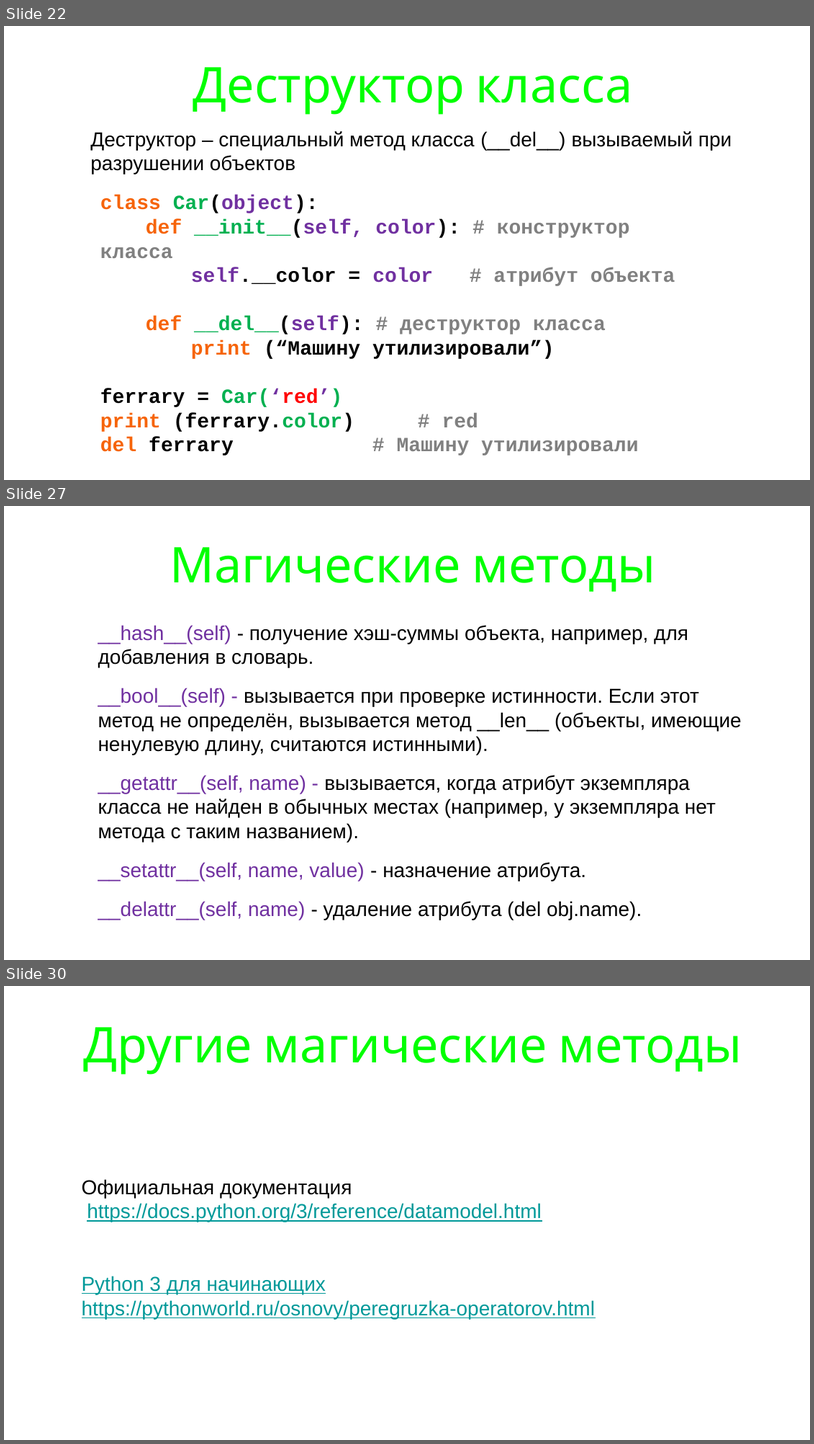
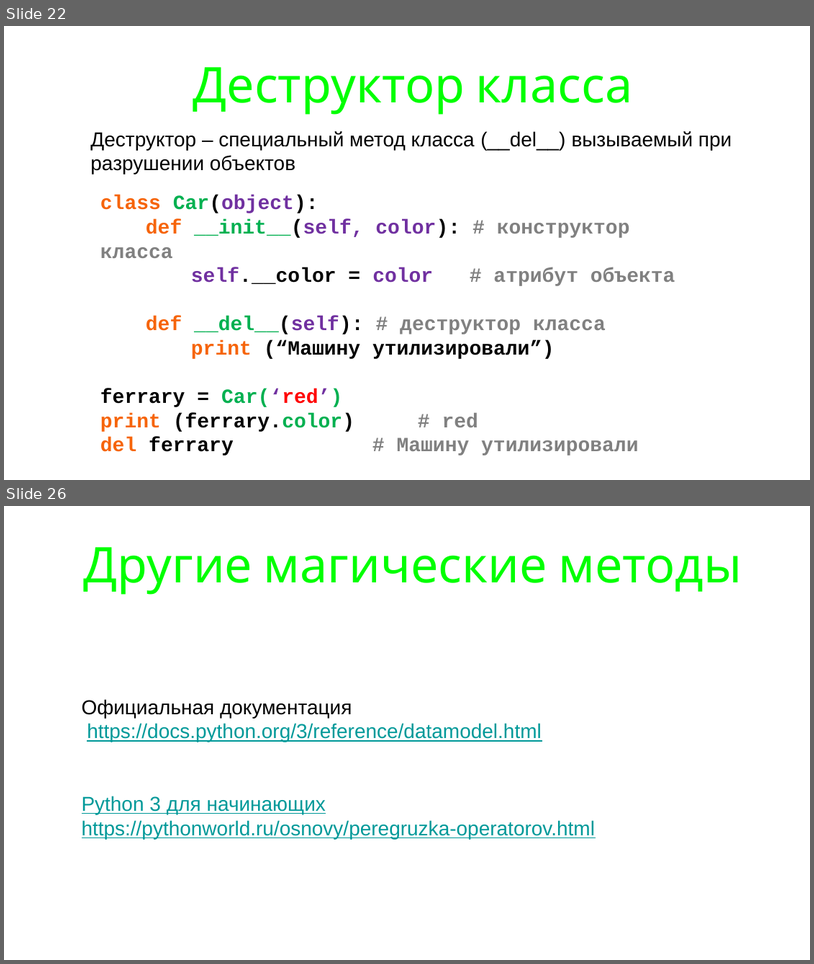
Before and after one commit to maxchv/LearnPython, a slide deck: week08/oop.pptx. Shown one above the other, each under a label of ours: slides 22, 27 and 30 before the commit, slides 22 and 26 after it; the slides between them are not shown. The pictures are 814x1444 and 814x964 pixels, drawn with LibreOffice and Linux fonts; fonts in the diff are those of the drawing. Boxes give left, top, right and bottom in pixels: in the first picture for what was removed or moved away, otherwise in the second. Text is boxed around its words. In the diff, an @@ line names an element or a change of style, - is before the commit and + after.

```diff
--- a/week08/oop.pptx
+++ b/week08/oop.pptx
@@ slide 27 removed at <box>4,506,810,960</box>, background #FFFFFF @@
@@ title removed at <box>170,547,656,592</box> @@
-Магические методы
@@ text removed at <box>98,625,742,919</box> @@
-__hash__(self) - получение хэш-суммы объекта, например, для добавления в словарь.
-__bool__(self) - вызывается при проверке истинности. Если этот метод не определён, вызывается метод __len__ (объекты, имеющие ненулевую длину, считаются истинными).
-__getattr__(self, name) - вызывается, когда атрибут экземпляра класса не найден в обычных местах (например, у экземпляра нет метода с таким названием).
-__setattr__(self, name, value) - назначение атрибута.
-__delattr__(self, name) - удаление атрибута (del obj.name).
@@ what was slide 30 is now slide 26 @@
```
Also in this commit, not shown: 1 slide changed, 3 slides added, 6 other slides removed, 5 other files.
